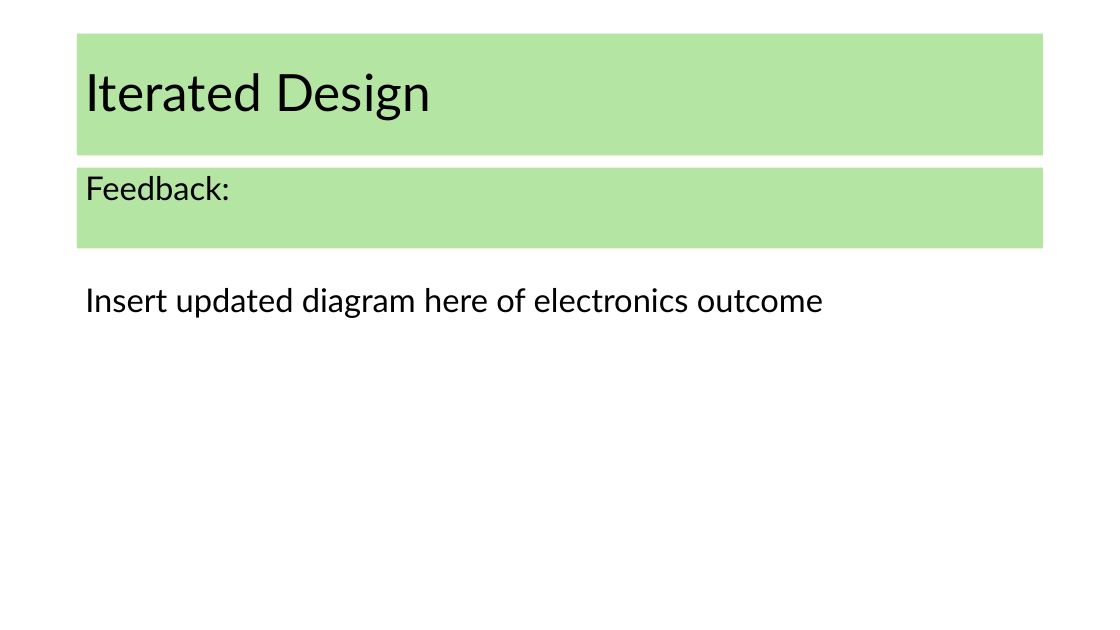
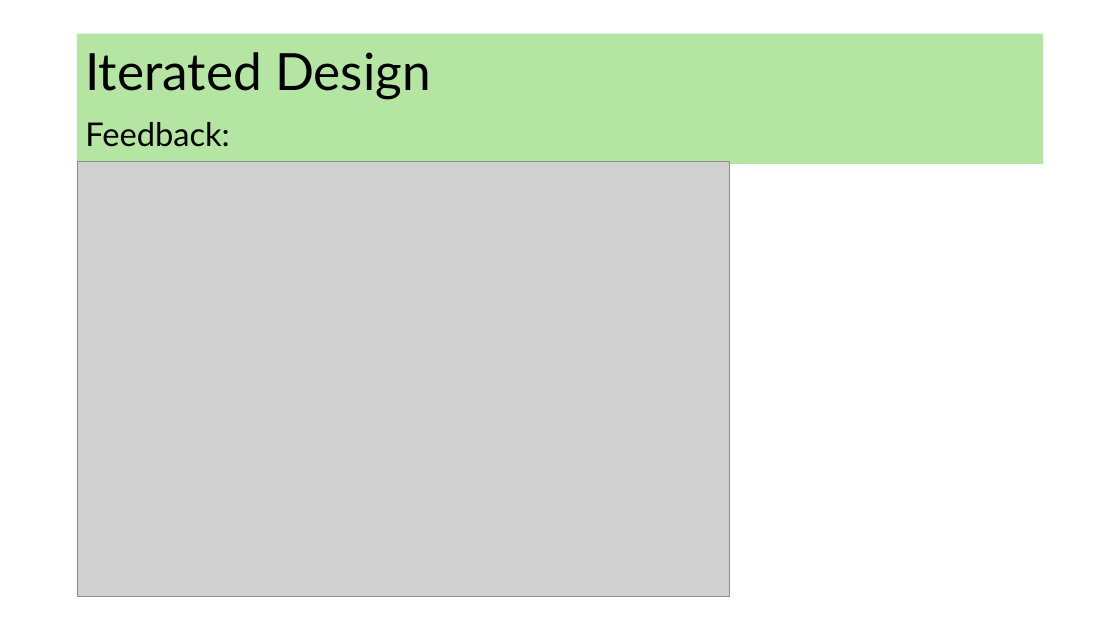
Before and after one commit to Heinrich70/Heinrich-13-Di-70cc-hybrid-pitbike, a slide deck: slide 9 of AS91904 Electronics Heinrich Venter.pptx. Drawn at 1120x630 pixels with LibreOffice and Linux fonts; fonts in the diff are those of the drawing; grey boxes stand for pictures. Boxes give left, top, right and bottom in pixels: in the first picture for what was removed or moved away, otherwise in the second. Text is boxed around its words. In the diff, an @@ line names an element or a change of style, - is before the commit and + after.

```diff
--- a/AS91904 Electronics Heinrich Venter.pptx
+++ b/AS91904 Electronics Heinrich Venter.pptx
@@ title "Iterated Design": place and size @@
-title "Iterated Design" at (77, 34, 1044, 155)
+title "Iterated Design" at (77, 34, 1044, 114)
@@ text "Feedback:": place and size @@
-text "Feedback:" at (77, 168, 1044, 249)
+text "Feedback:" at (77, 114, 1044, 164)
@@ picture added at (77, 162, 729, 597) @@
@@ text removed at (85, 288, 823, 318) @@
-Insert updated diagram here of electronics outcome
```
Also in this commit, not shown: 6 other slides changed, 1 other file.
